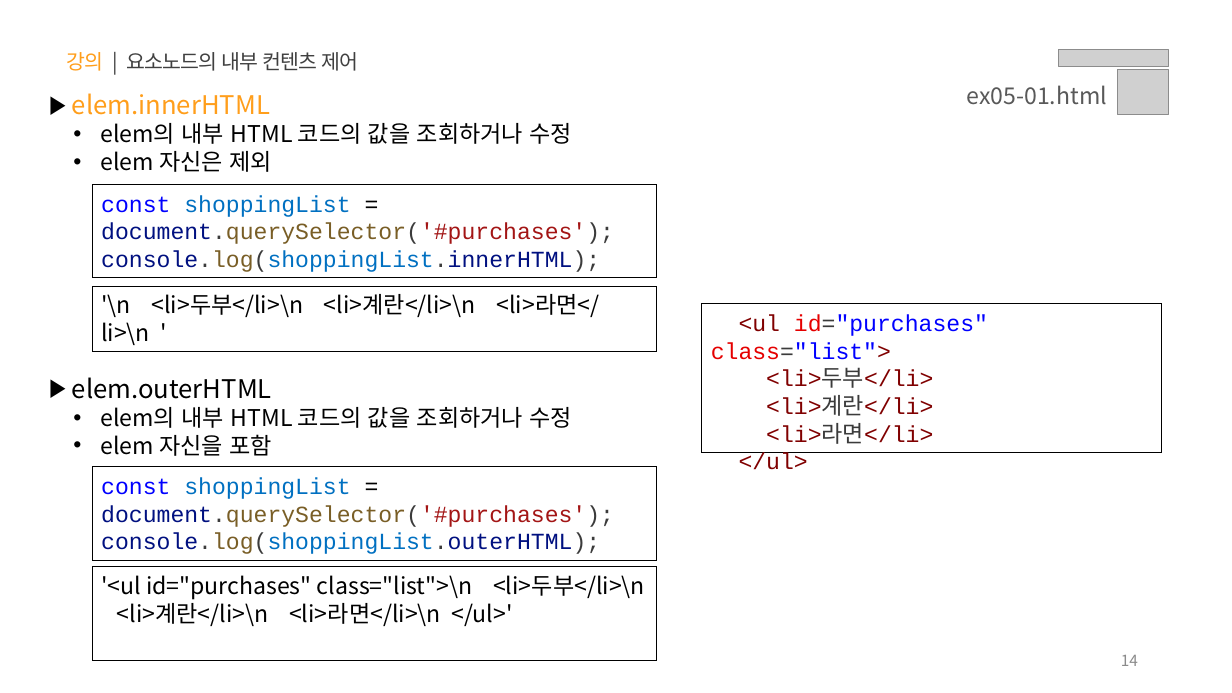
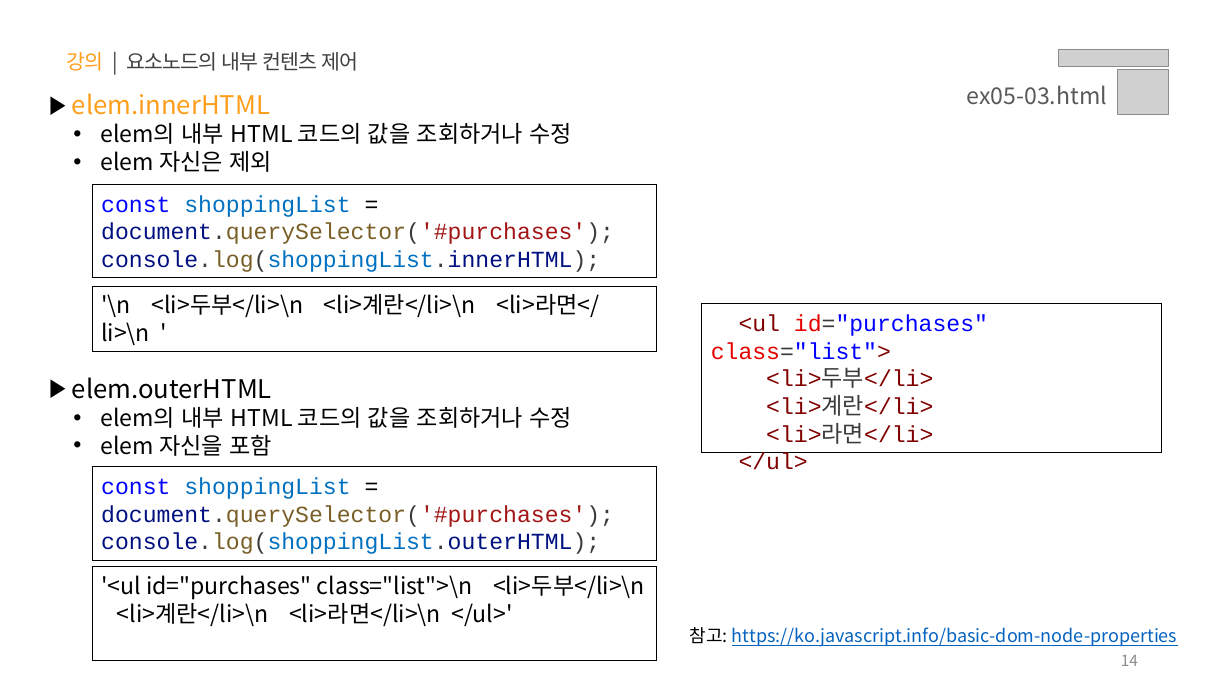
Before and after one commit to jeong0403/learn-JS, a slide deck: slide 14 of PPT/05.자바스크립트 - 클라이언트 사이드(Event, DOM, Ajax, Web APIs).pptx. Drawn at 1232x693 pixels with LibreOffice and Linux fonts; fonts in the diff are those of the drawing; grey boxes stand for pictures. Boxes give left, top, right and bottom in pixels: in the first picture for what was removed or moved away, otherwise in the second. Text is boxed around its words. In the diff, an @@ line names an element or a change of style, - is before the commit and + after.

```diff
--- a/PPT/05.자바스크립트 - 클라이언트 사이드(Event, DOM, Ajax, Web APIs).pptx
+++ b/PPT/05.자바스크립트 - 클라이언트 사이드(Event, DOM, Ajax, Web APIs).pptx
@@ text at box(967, 85, 1107, 105): text changed @@
-ex05-01.html
+ex05-03.html
@@ text added at box(690, 627, 1177, 647), 14 pt, text #0563C1, underline @@
+참고: https://ko.javascript.info/basic-dom-node-properties
```
Also in this commit, not shown: 17 other slides changed, 15 slides added, 16 other files.
